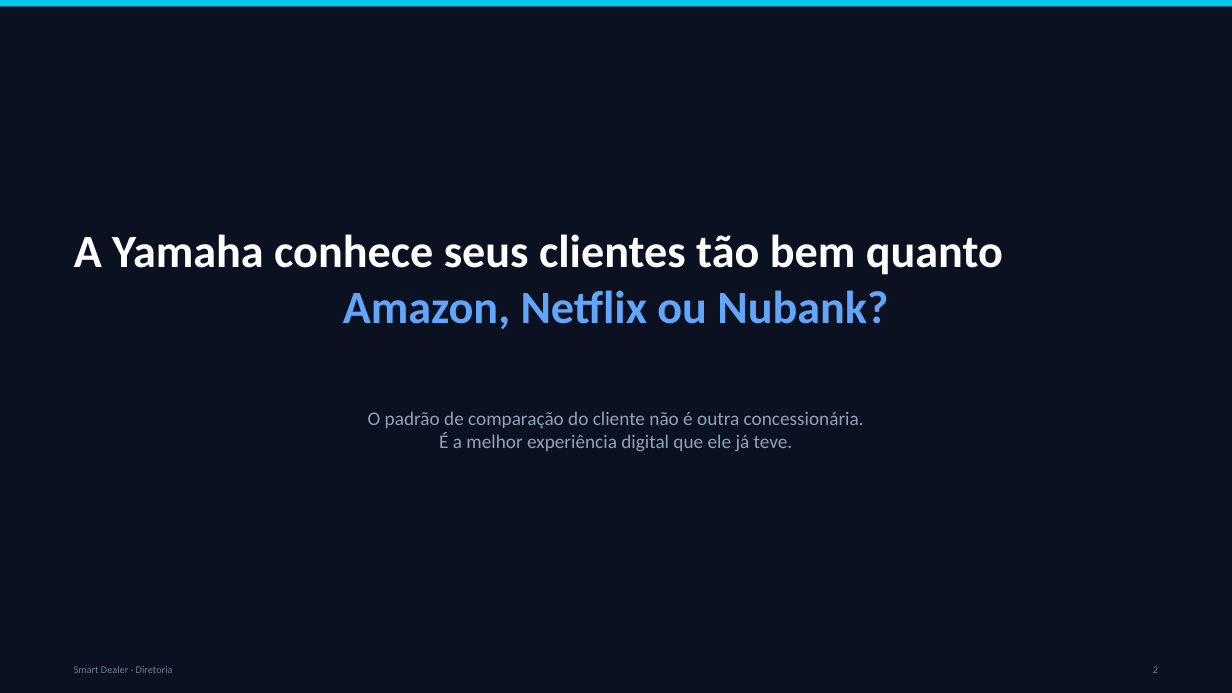
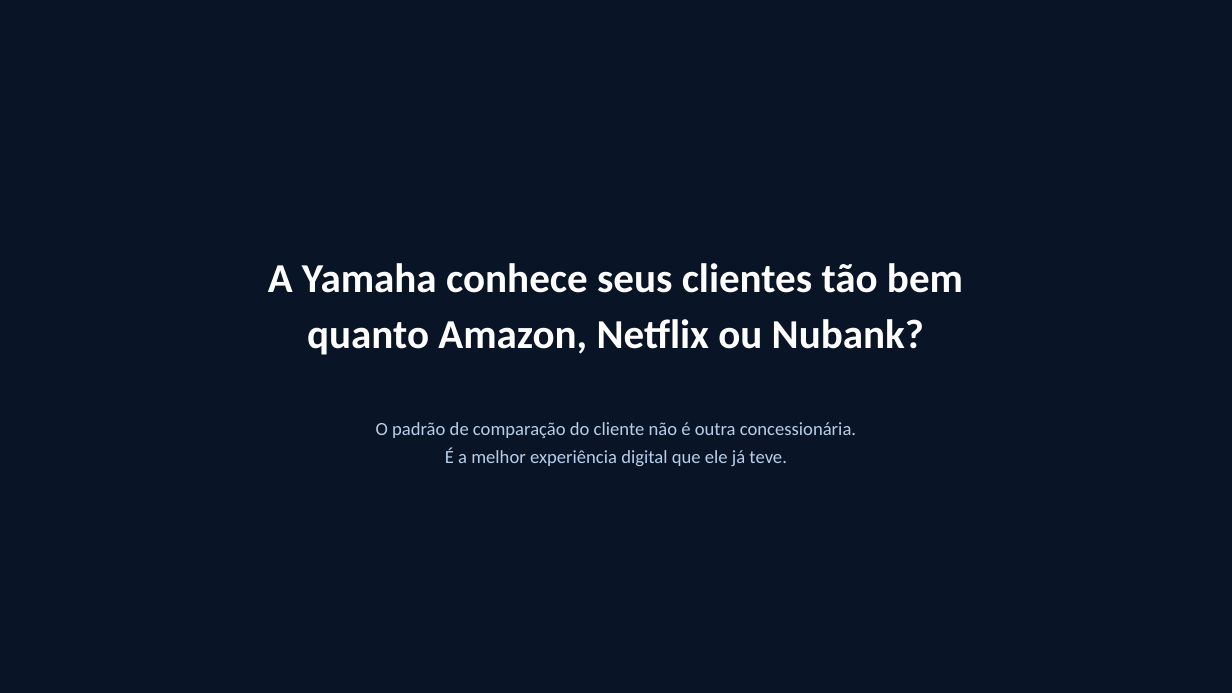
Before and after one commit to Caiquespkt0611/smart-dealer, a slide deck: slide 3 of _NOVAS MELHORIAS/DECK-DIRETORIA-SMART-DEALER.pptx (slide 2 before the commit). Drawn at 1232x693 pixels with LibreOffice and Linux fonts; fonts in the diff are those of the drawing; background and template pictures are left out. Boxes give left, top, right and bottom in pixels: in the first picture for what was removed or moved away, otherwise in the second. Text is boxed around its words. In the diff, an @@ line names an element or a change of style, - is before the commit and + after.

```diff
--- a/_NOVAS MELHORIAS/DECK-DIRETORIA-SMART-DEALER.pptx
+++ b/_NOVAS MELHORIAS/DECK-DIRETORIA-SMART-DEALER.pptx
@@ background #0B1120 to picture (left out) @@
@@ rectangle removed at (0,0,1232,6) @@
@@ text at (268,263,963,355): text changed; size 36 to 32 pt @@
-A Yamaha conhece seus clientes tão bem quanto
-Amazon, Netflix ou Nubank?
+A Yamaha conhece seus clientes tão bem
+quanto Amazon, Netflix ou Nubank?
@@ text "O padrão de comparação do ...": place and size @@
-text "O padrão de comparação do ..." at (368,411,864,452)
+text "O padrão de comparação do ..." at (376,422,856,466)
@@ text "O padrão de comparação do ..." at (376,422,856,466): size 15 to 14.5 pt, text colour #8FA3BD to #B8CDEA; line spacing 1 to 22pt @@
@@ text removed at (74,666,173,673) @@
-Smart Dealer · Diretoria
@@ text removed at (1153,666,1158,673) @@
-2
```
Also in this commit, not shown: 9 other slides changed, 6 slides added, 4 slides removed, 15 other files.
